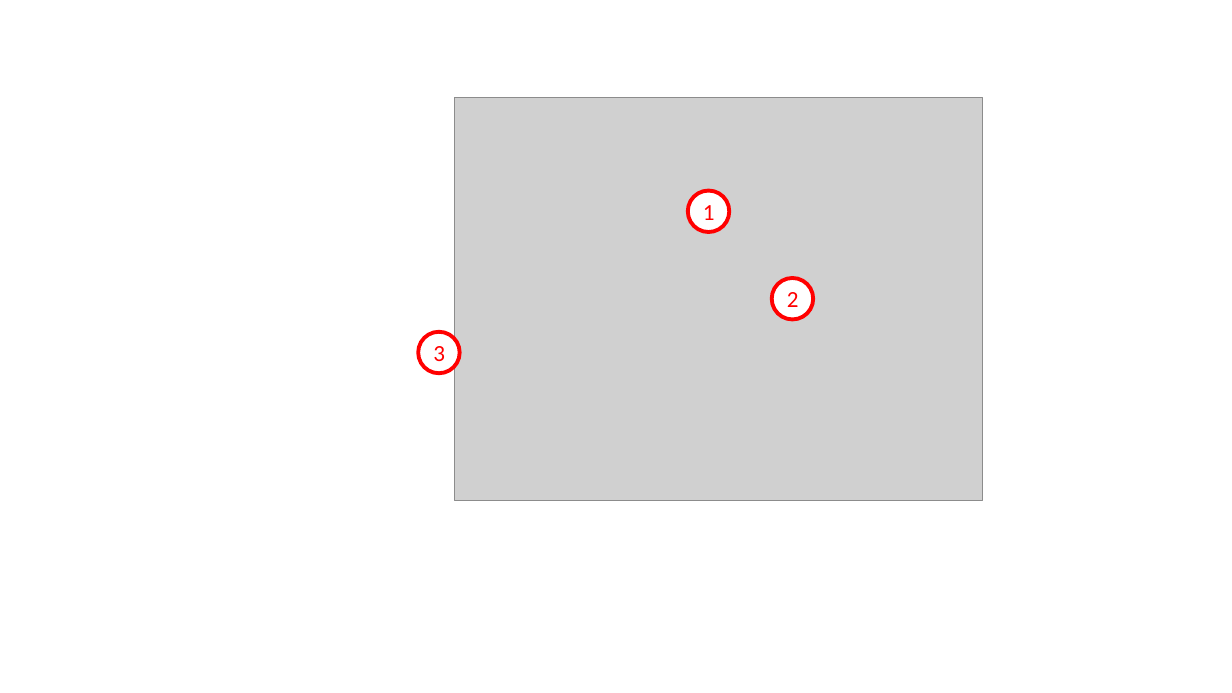
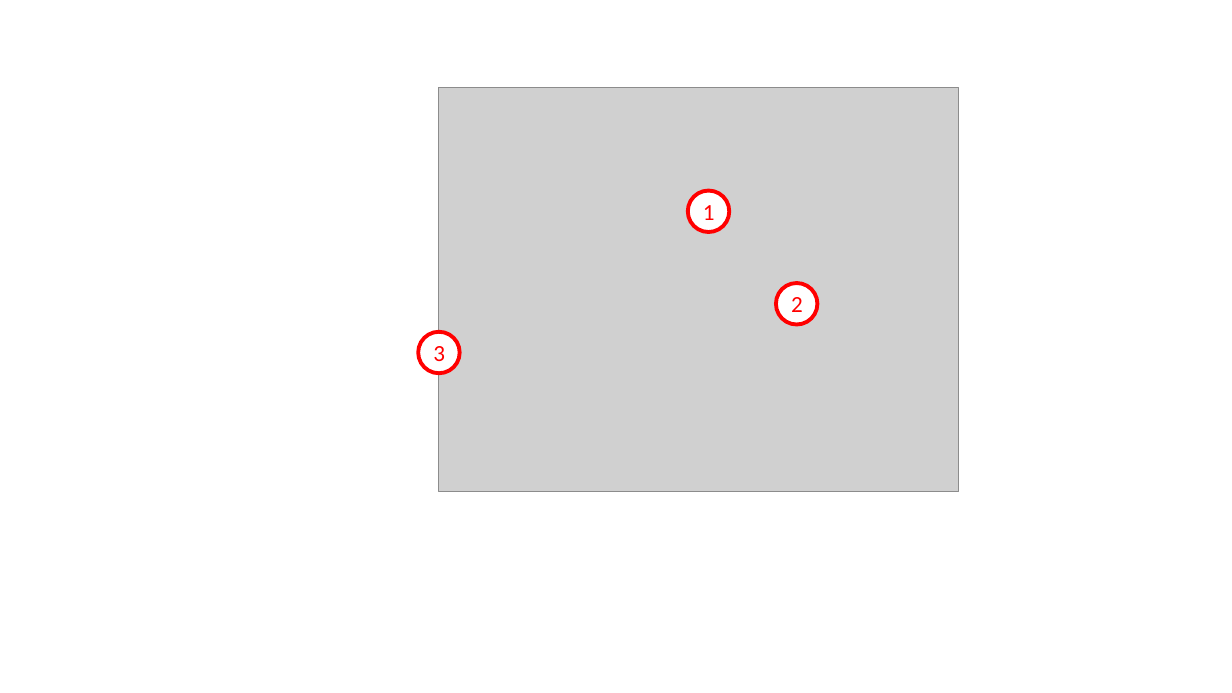
Before and after one commit to SICKAppSpaceCodingStarterKit/CSK_Module_MultiTCPIPServer, a slide deck: slide 3 of docu/media/sources/ImageSources.pptx (slide 2 before the commit). Drawn at 1232x693 pixels with LibreOffice and Linux fonts; fonts in the diff are those of the drawing; grey boxes stand for pictures. Boxes give left, top, right and bottom in pixels: in the first picture for what was removed or moved away, otherwise in the second. Text is boxed around its words. In the diff, an @@ line names an element or a change of style, - is before the commit and + after.

```diff
--- a/docu/media/sources/ImageSources.pptx
+++ b/docu/media/sources/ImageSources.pptx
@@ picture: place and size @@
-picture at [455,97,983,500]
+picture at [439,88,958,493]
@@ ellipse "2": place and size @@
-ellipse "2" at [772,278,813,320]
+ellipse "2" at [776,283,818,324]
```
Also in this commit, not shown: 2 other slides changed, 1 slide added, 15 other files.
